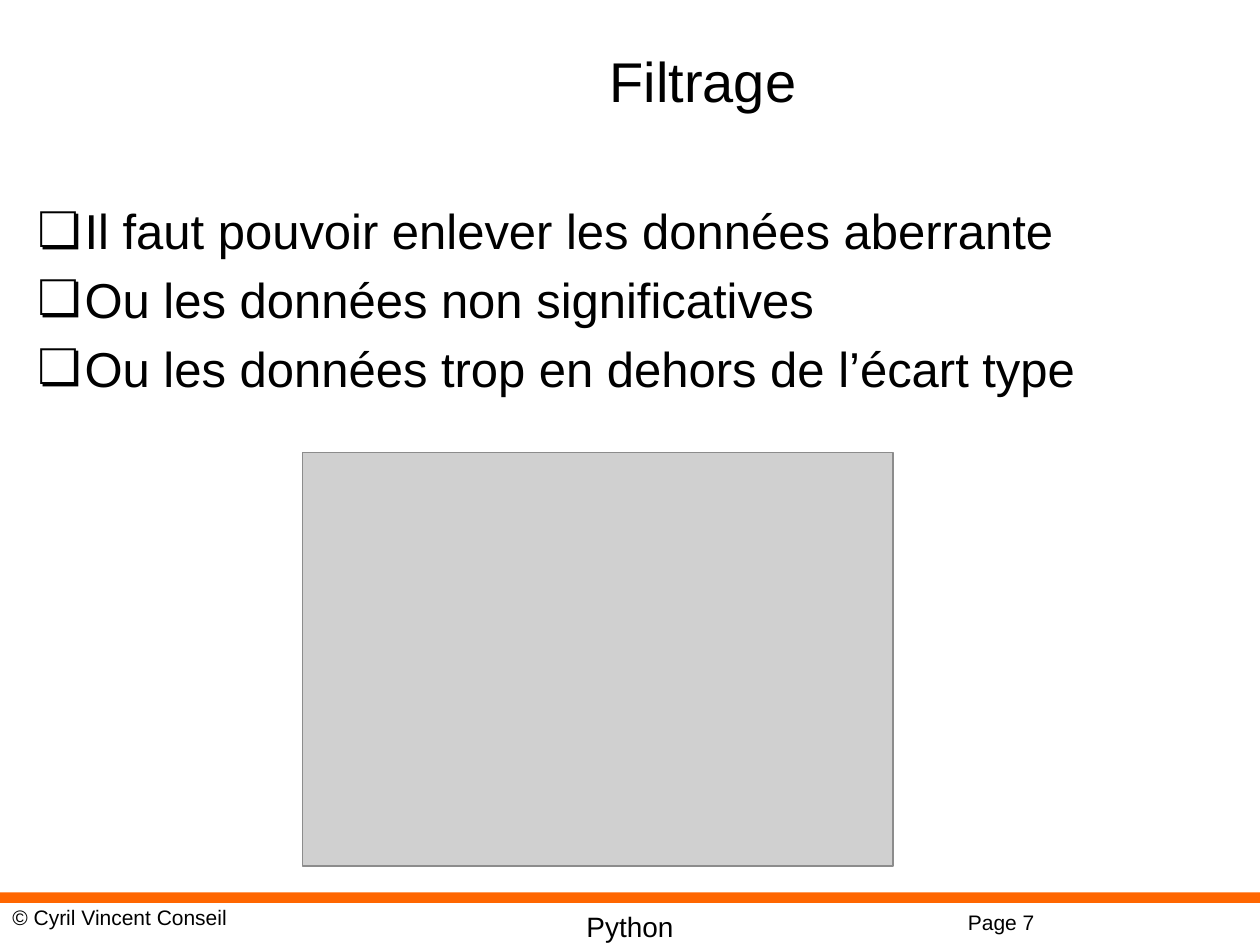
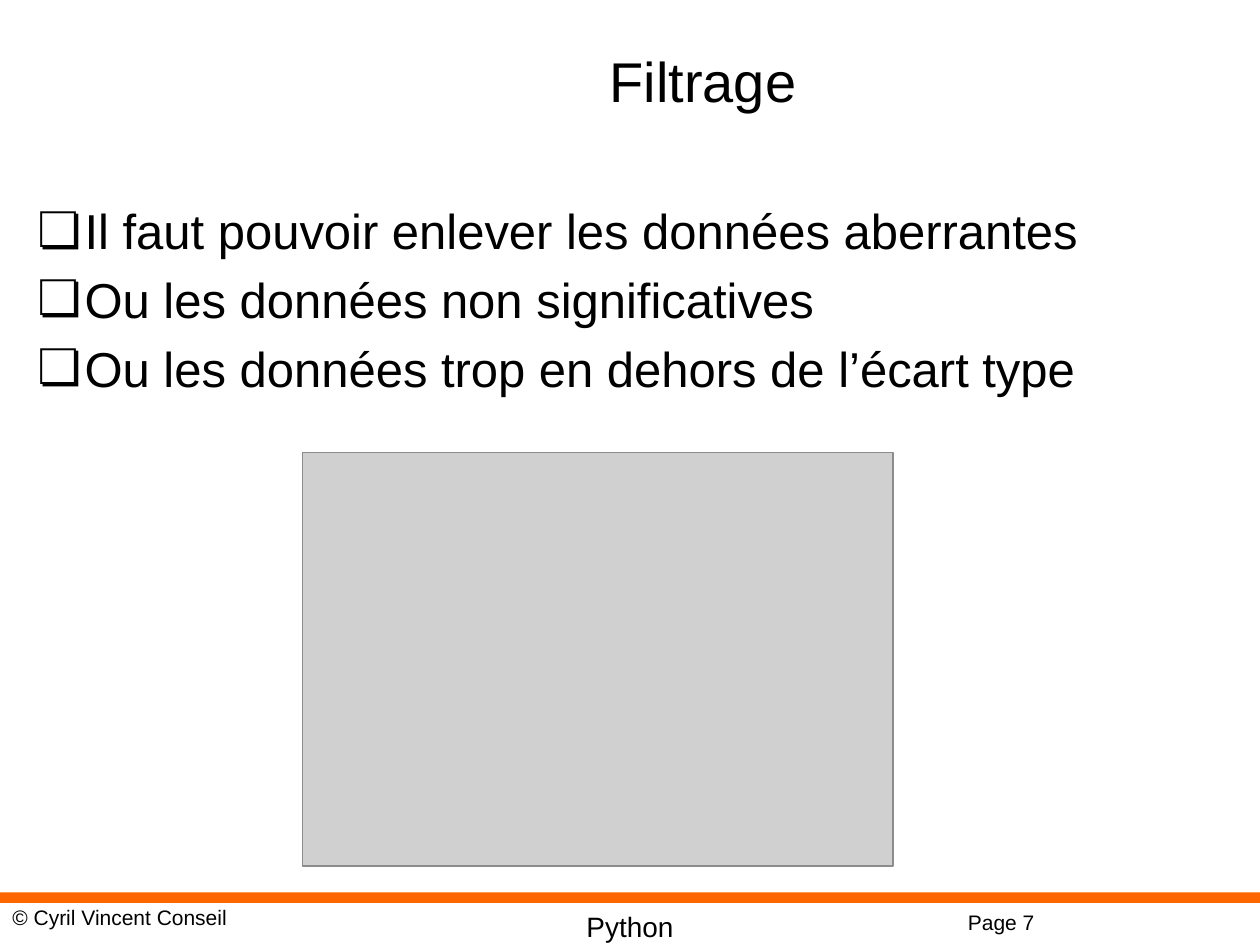
Before and after one commit to cyrilvincent/math, a slide deck: slide 7 of ppt/PythonMath11-Pandas.pptx. Drawn at 1260x945 pixels with LibreOffice and Linux fonts; fonts in the diff are those of the drawing; grey boxes stand for pictures; background and template pictures are left out. Boxes give left, top, right and bottom in pixels: in the first picture for what was removed or moved away, otherwise in the second. Text is boxed around its words. In the diff, an @@ line names an element or a change of style, - is before the commit and + after.

```diff
--- a/ppt/PythonMath11-Pandas.pptx
+++ b/ppt/PythonMath11-Pandas.pptx
@@ text at (x1=85, y1=213, x2=1078, y2=260): text changed @@
-❏ Il faut pouvoir enlever les données aberrante
+❏ Il faut pouvoir enlever les données aberrantes
```
Also in this commit, not shown: 4 other files.
